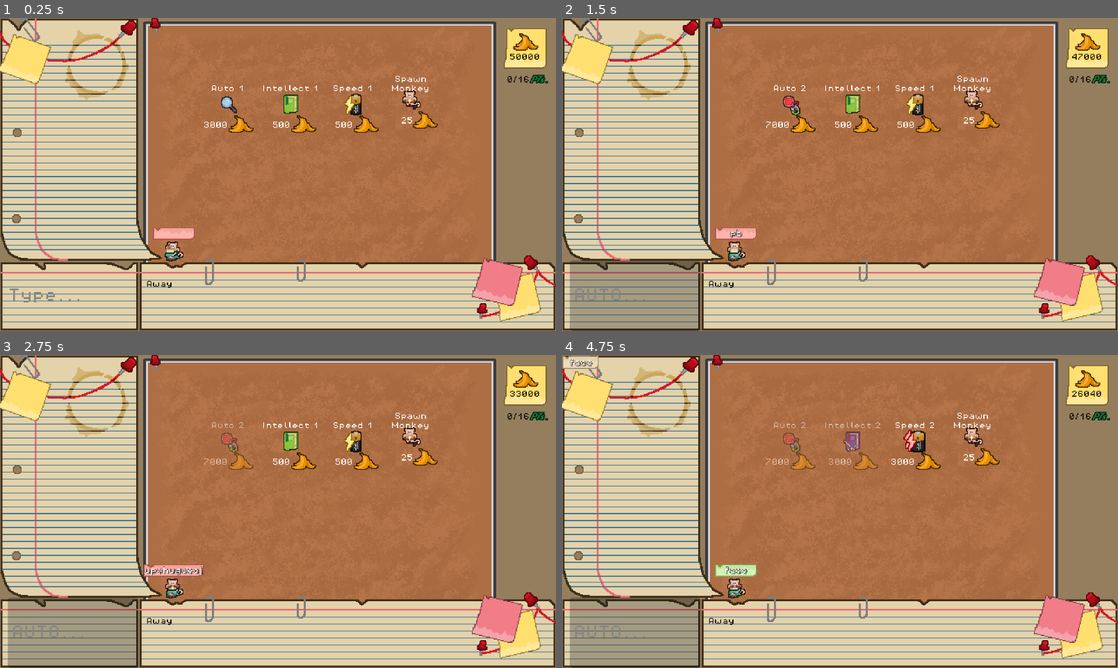
Above: before the commit, frames 1-4 (two rows, left to right).
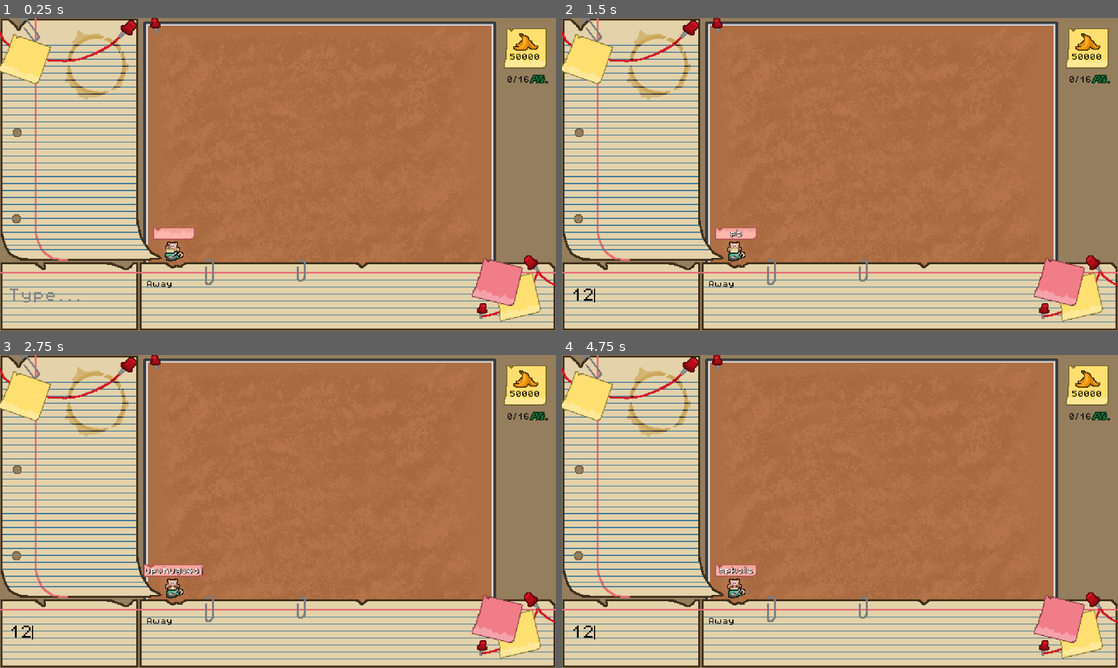
Above: after the commit, the same moments.

Repository: levienk/GMTK-Game-Jam-2024
Game: Godot game, scene res://game.tscn
Two runs of this game, one before a commit and one after it. Both use one fixed random seed, a clock stepped at 60 frames per second and the inputs below. Sound files missing from this copy of the repository are replaced by a short silence.
Inputs (mouse positions are in pixels of both pictures, inside the frame that each line leads up to):
- Up to frame 1 (0.25 s): no input
- Up to frame 2 (1.5 s): click (634, 296) at 0.52 s; type "12" at 0.6 s; click (789, 105) at 1.25 s, where only the run before the commit has a clickable "3000"
- Up to frame 3 (2.75 s): click (227, 442) at 2 s, where only the run before the commit has a clickable "7000"
- Up to frame 4 (4.75 s): click (851, 442) at 2.75 s, where only the run before the commit has a clickable "500"; click (851, 442) at 3.5 s, where only the run before the commit has a clickable "3000"; click (917, 442) at 4.25 s, where only the run before the commit has a clickable "500"

The runs differ from the first frame. In frame 1, 1.4% of the frame differs, in the area x 36-79%, y 18-37%; in frame 2, 6.4%; in frame 3, 6.4%; in frame 4, 7.0%, in the area x 0-96%, y 0-100%.

Commit message:
Work on the ShopBox

Diff:
--- a/interface/bananas.gd
+++ b/interface/bananas.gd
@@ -14,6 +14,20 @@
 		bananas -= score
 		return true
 
+func _ready() -> void:
+
+	SignalBus.shop_clicked.connect(_clicked)
+
+func _clicked():
+
+	pass
+
 
 func _on_input_event(viewport: Node, event: InputEvent, shape_idx: int) -> void:
-	pass # Replace with function body.
+
+
+	if event is InputEventMouseButton:
+
+		if event.pressed:
+
+			SignalBus.shop_clicked.emit()
--- a/interface/points.tscn
+++ b/interface/points.tscn
@@ -37,4 +37,5 @@
 
 [node name="PointsSFX" type="AudioStreamPlayer" parent="."]
 stream = ExtResource("4_6nsmf")
+volume_db = -24.0
 bus = &"SFX"
--- a/interface/shop_box.gd
+++ b/interface/shop_box.gd
@@ -1,11 +1,26 @@
 extends Area2D
 
+var is_hidden = true
 
 # Called when the node enters the scene tree for the first time.
 func _ready() -> void:
-	pass # Replace with function body.
+
+	SignalBus.shop_clicked.connect(_clicked)
+	self.hide()
 
 
 # Called every frame. 'delta' is the elapsed time since the previous frame.
 func _process(delta: float) -> void:
 	pass
+
+func _clicked():
+
+	if is_hidden:
+
+		self.show()
+
+	else:
+
+		self.hide()
+
+	is_hidden = !is_hidden
--- a/project.godot
+++ b/project.godot
@@ -10,9 +10,11 @@
 
 [application]
 
-config/name="GMTK Game Jam 2024"
+config/name="Monkeybrained"
+config/description="You're a stuggling writer, but you need that book written yesterday. So, you hired some monkyes and got some typwriters."
 run/main_scene="res://game.tscn"
 config/features=PackedStringArray("4.3", "Forward Plus")
+config/icon="res://assets/art/background/Titleicon.png"
 
 [autoload]
 
